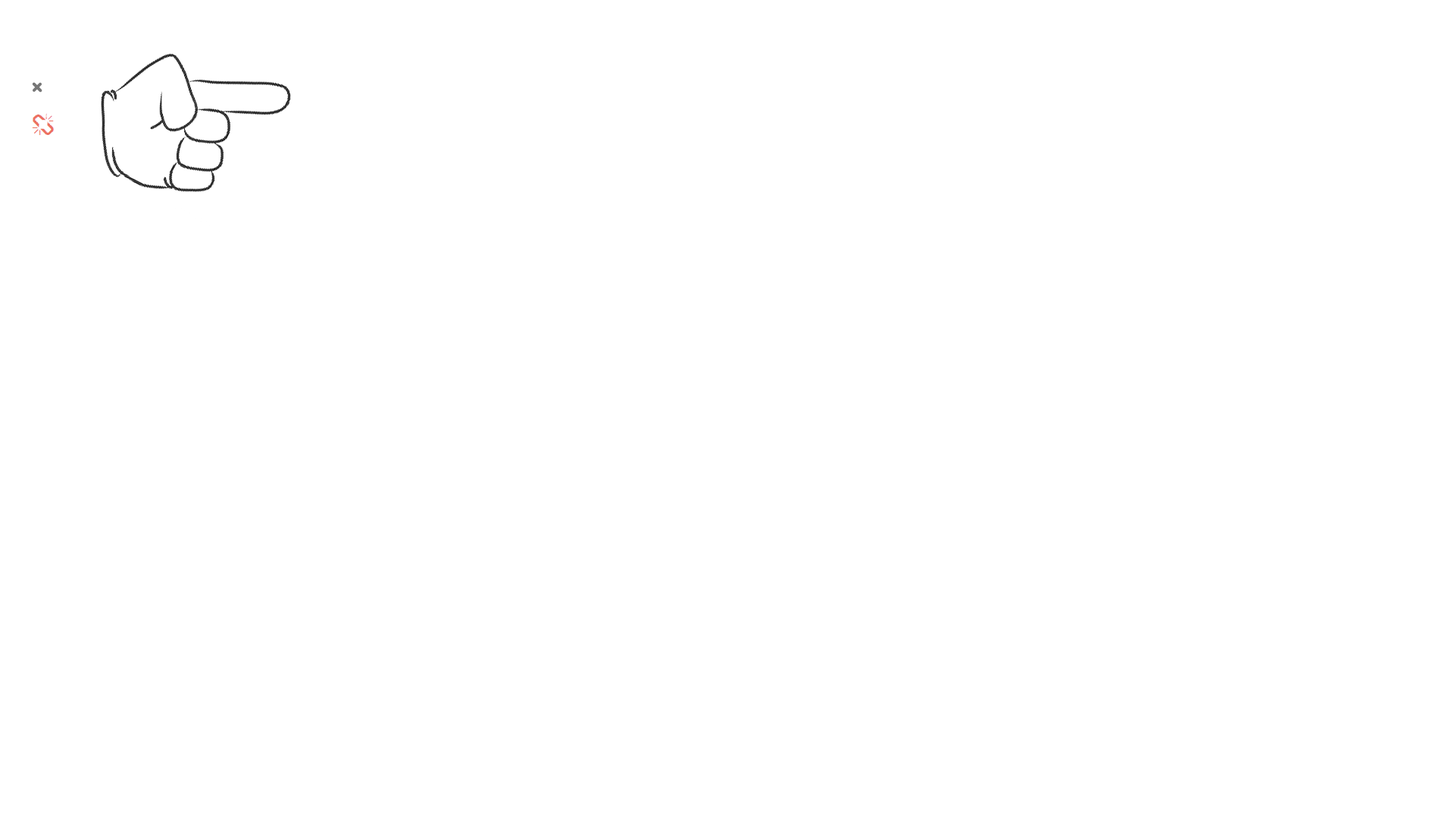
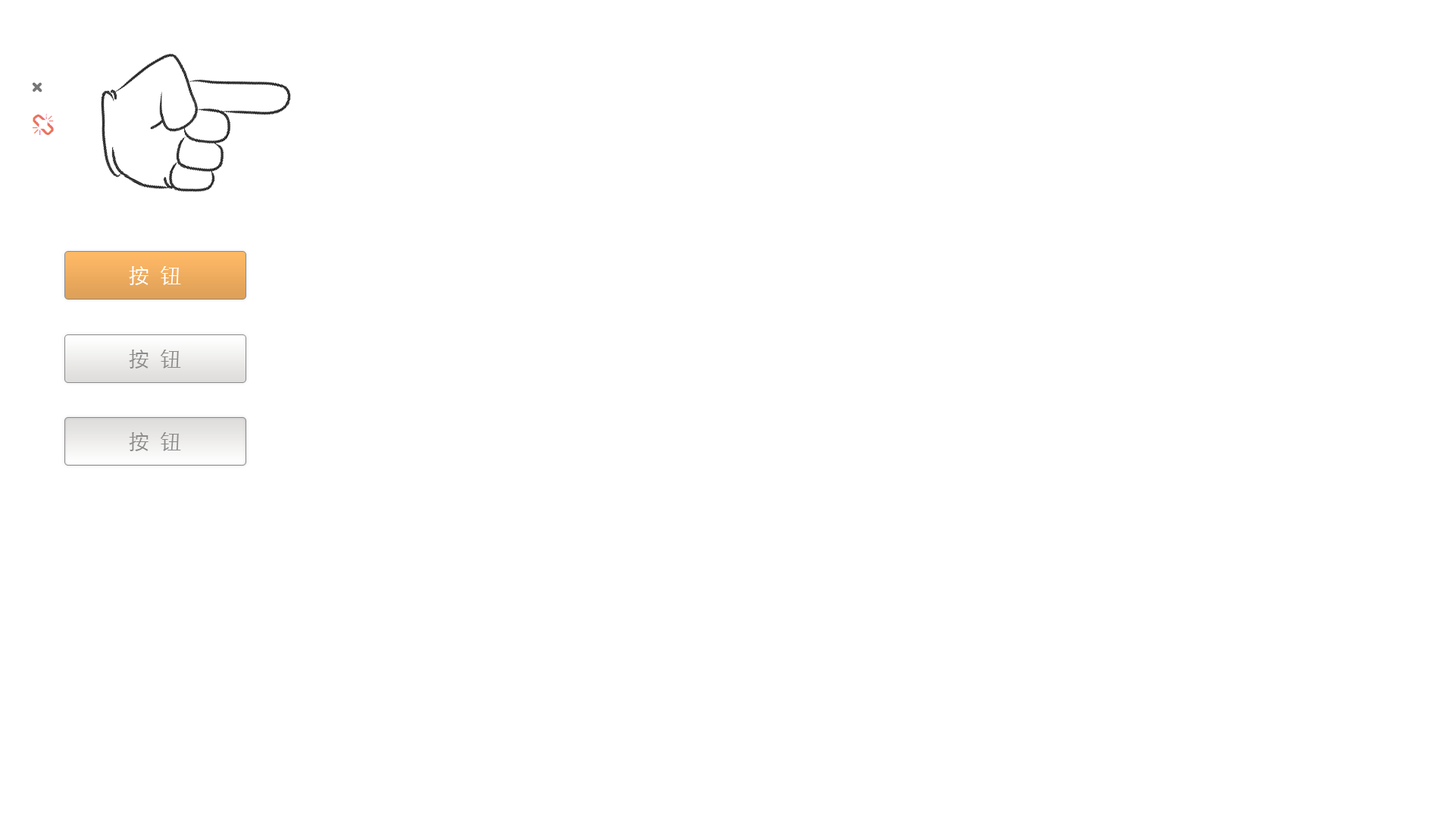
Layered file, before and after one edit (1455x819). Changes by layer:
added group "组 1 拷贝" with 2 layers above "组 1 拷贝 2" over <box>64,416,247,466</box>
added layer "按 钮" (1st of 3, in "组 1 拷贝") in group "组 1 拷贝" over <box>128,432,182,452</box>
added layer "圆角矩形 1" (1st of 3, in "组 1 拷贝") in group "组 1 拷贝" over <box>64,416,247,466</box>
added group "组 1 拷贝 2" with 2 layers above "组 1" over <box>64,334,247,383</box>
added layer "按 钮" (2nd of 3, in "组 1 拷贝 2") in group "组 1 拷贝 2" over <box>128,349,182,369</box>
added layer "圆角矩形 1" (2nd of 3, in "组 1 拷贝 2") in group "组 1 拷贝 2" over <box>64,334,247,383</box>
added group "组 1" with 2 layers above "删除" over <box>64,250,247,300</box>
added layer "按 钮" (3rd of 3, in "组 1") in group "组 1" over <box>128,266,182,286</box>
added layer "圆角矩形 1" (3rd of 3, in "组 1") in group "组 1" over <box>64,250,247,300</box>
